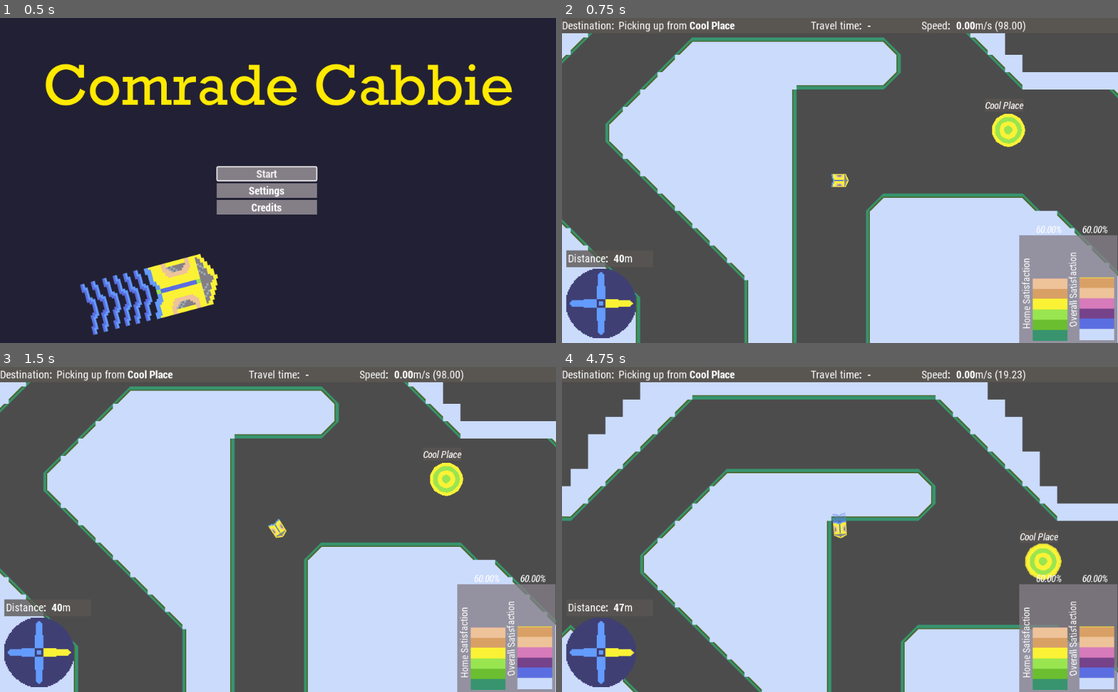
Above: before the commit, frames 1-4 (two rows, left to right).
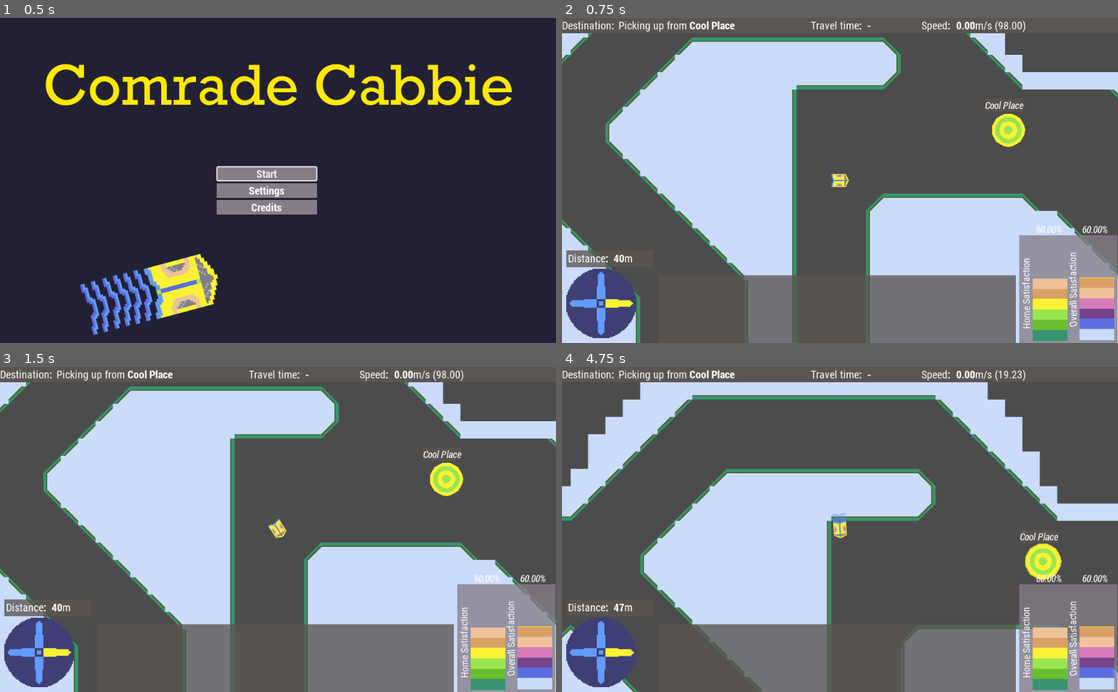
Above: after the commit, the same moments.

Repository: broquaint/comrade-cabbie
Game: Godot game, scene res://Root.tscn
Two runs of this game, one before a commit and one after it. Both use one fixed random seed, a clock stepped at 60 frames per second and the inputs below.
Inputs:
- Up to frame 1 (0.5 s): no input
- Up to frame 2 (0.75 s): click "Start" at 0.5 s
- Up to frame 3 (1.5 s): tap Enter at 1.25 s; hold Right (move_right) from 1.28 s (still down)
- Up to frame 4 (4.75 s): release Right (move_right) at 2.03 s; hold Left (move_left) 2.03-2.78 s; hold Right (move_right) 2.78-3.53 s; hold Up (move_up) 3.53-4.28 s; hold Left (move_left) from 4.28 s (still down)

Frame 1 is identical in both runs. In frame 2, 7.5% of the frame differs, in the area x 32-82%, y 79-100%; in frame 3, 7.5%; in frame 4, 8.1%, in the area x 23-82%, y 79-100%.

Commit message:
Add messsage log
Only vaguely useful at present, more words to come.

Diff:
--- a/DestFlashControl.gd
+++ b/DestFlashControl.gd
@@ -5,12 +5,16 @@
 var orig_rec2_size : int
 var orig_text_size : int
 
+signal repeat_message(msg)
+
 func _ready():
 	orig_pos = rect_position
 	# Awful lazy way of handling different sizes of flashes >_<
 	orig_rect_size = $ColorRect.rect_size.x
 	orig_rec2_size = $ColorRect2.rect_size.x
 	orig_text_size = $DestFlashText.rect_size.x
+
+	connect('repeat_message', $'../MessageLog', 'on_message')
 
 func reset():
 	$'../FlashAnimationPlayer'.stop()
@@ -27,6 +31,7 @@
 
 func set_text(text):
 	$DestFlashText.bbcode_text = text
+	emit_signal('repeat_message', text)
 
 func on_asteroid_change(_node, tunnel: Tunnel):
 	flash()
--- a/HUD.tscn
+++ b/HUD.tscn
@@ -21,6 +21,9 @@
 [ext_resource path="res://PauseMenu.gd" type="Script" id=19]
 [ext_resource path="res://MenuTheme.tres" type="Theme" id=20]
 [ext_resource path="res://TitleMenu.gd" type="Script" id=21]
+[ext_resource path="res://MessageLog.gd" type="Script" id=22]
+[ext_resource path="res://assets/robotocondensed-regular.ttf" type="DynamicFontData" id=23]
+[ext_resource path="res://assets/robotocondensed-italic.ttf" type="DynamicFontData" id=24]
 
 [sub_resource type="DynamicFontData" id=8]
 font_path = "res://assets/robotocondensed-bold.ttf"
@@ -109,7 +112,28 @@
 "values": [ 0.0, 90.0 ]
 }
 
+[sub_resource type="DynamicFontData" id=16]
+font_path = "res://assets/robotocondensed-bold.ttf"
+
+[sub_resource type="DynamicFont" id=17]
+font_data = SubResource( 16 )
+
+[sub_resource type="DynamicFont" id=18]
+font_data = ExtResource( 24 )
+
+[sub_resource type="DynamicFont" id=19]
+font_data = ExtResource( 23 )
+
+[sub_resource type="Theme" id=20]
+RichTextLabel/fonts/bold_font = SubResource( 17 )
+RichTextLabel/fonts/italics_font = SubResource( 18 )
+RichTextLabel/fonts/normal_font = SubResource( 19 )
+
 [node name="HUD" type="CanvasLayer"]
+__meta__ = {
+"_edit_horizontal_guides_": [ 428.025 ],
+"_edit_vertical_guides_": [ 169.244 ]
+}
 
 [node name="Control" type="Control" parent="."]
 margin_right = 1025.0
@@ -289,6 +313,32 @@
 
 [node name="SatisfactionMeter" parent="." instance=ExtResource( 14 )]
 
+[node name="MessageLog" type="Node2D" parent="."]
+position = Vector2( 176.574, 477.254 )
+script = ExtResource( 22 )
+__meta__ = {
+"_edit_group_": true
+}
+
+[node name="ColorRect" type="ColorRect" parent="MessageLog"]
+margin_left = 1.0
+margin_top = -2.0
+margin_right = 659.0
+margin_bottom = 135.0
+color = Color( 0.34902, 0.337255, 0.321569, 0.784314 )
+
+[node name="Message" type="RichTextLabel" parent="MessageLog"]
+visible = false
+margin_left = 7.1273
+margin_top = 3.80124
+margin_right = 757.127
+margin_bottom = 35.8012
+rect_min_size = Vector2( 750, 32 )
+size_flags_horizontal = 3
+size_flags_vertical = 3
+theme = SubResource( 20 )
+bbcode_enabled = true
+
 [node name="PauseOverlay" type="ColorRect" parent="."]
 unique_name_in_owner = true
 visible = false
--- /dev/null
+++ b/MessageLog.gd
@@ -0,0 +1,15 @@
+extends Node2D
+
+var msg_id = 0
+
+func on_message(msg):
+	msg_id += 1
+	var mn = $Message.duplicate()
+	mn.bbcode_text = ('%d: ' % msg_id) + msg
+	for kid in get_children():
+		if kid is RichTextLabel and kid != $Message:
+			kid.rect_position += Vector2(0, 28)
+			if kid.rect_position.y > 100:
+				remove_child(kid)
+	add_child(mn)
+	mn.show()
Not shown: 1 places in HUD.tscn that only renumber resources
